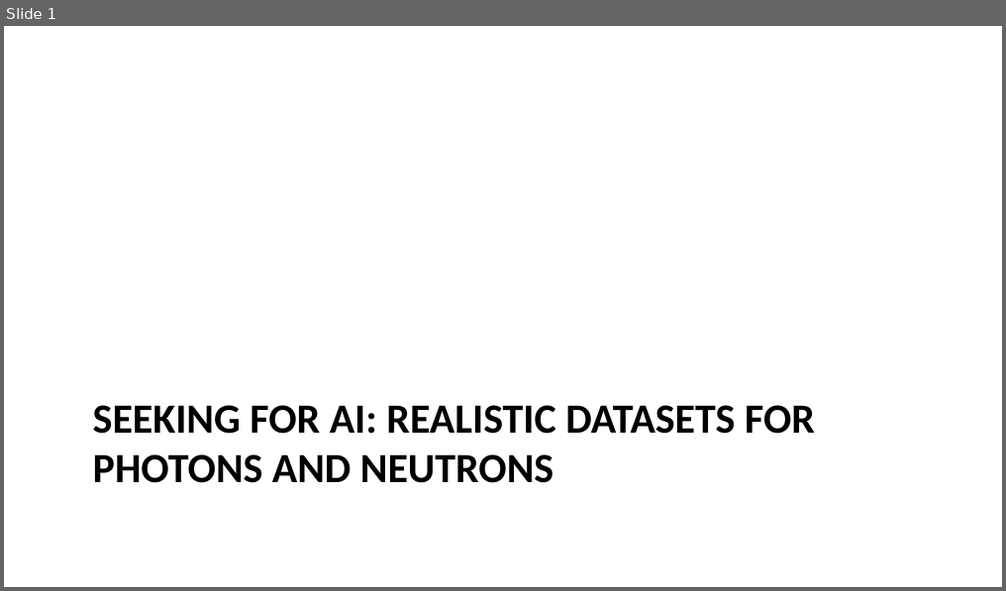
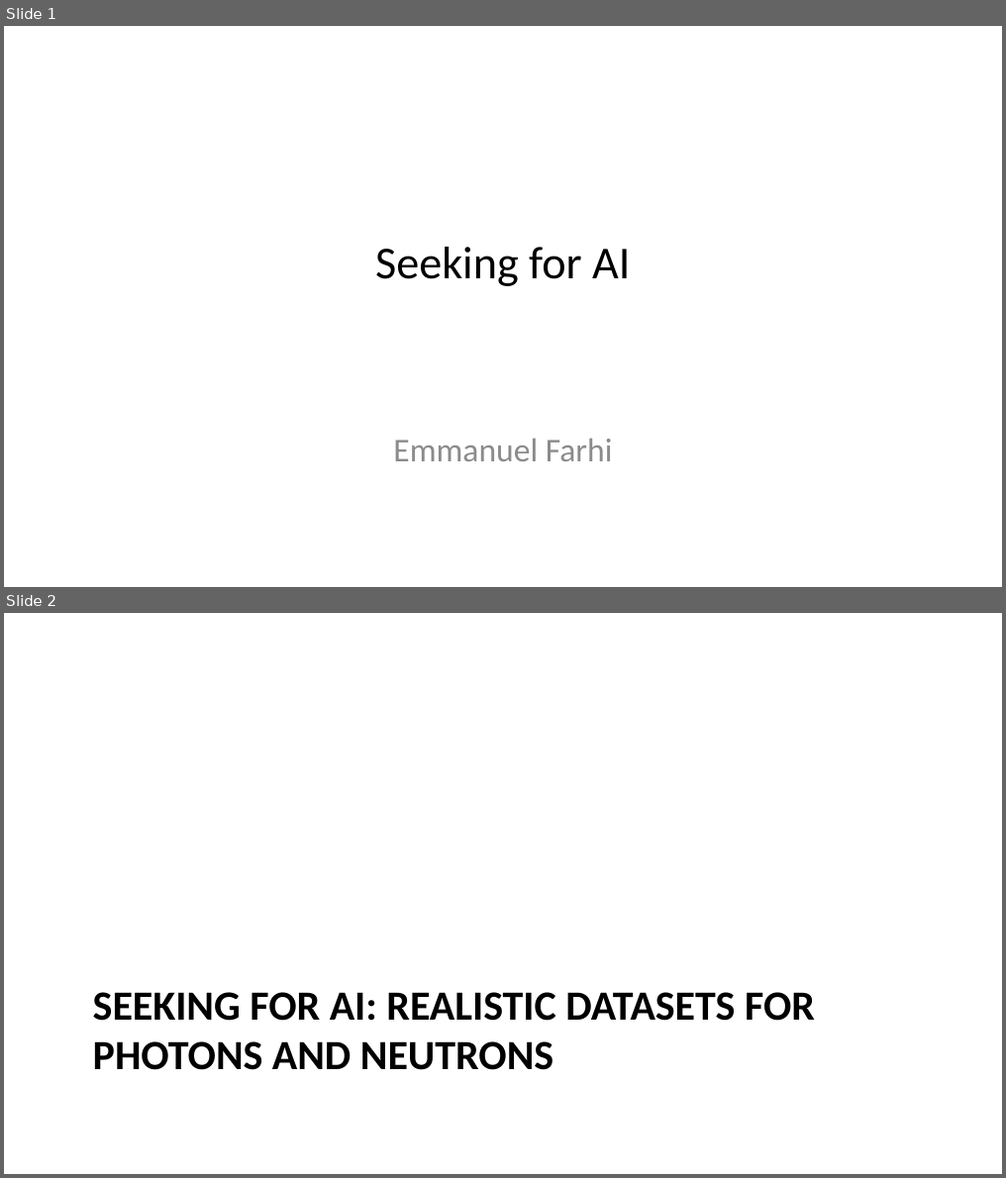
Before and after one commit to mccode-dev/PaNRAID, a slide deck: 21_September_Monday/02_Seeking_for_AI/02_Seeking_for_AI.pptx. Shown one above the other, each under a label of ours: slide 1 before the commit, slides 1 and 2 after it. The pictures are 1006x591 and 1006x1178 pixels, drawn with LibreOffice and Linux fonts; fonts in the diff are those of the drawing. Boxes give left, top, right and bottom in pixels: in the first picture for what was removed or moved away, otherwise in the second. Text is boxed around its words. In the diff, an @@ line names an element or a change of style, - is before the commit and + after.

```diff
--- a/21_September_Monday/02_Seeking_for_AI/02_Seeking_for_AI.pptx
+++ b/21_September_Monday/02_Seeking_for_AI/02_Seeking_for_AI.pptx
@@ slide 1 added at <box>4,26,1002,587</box>, background #FFFFFF @@
@@ title added at <box>375,247,630,286</box>, 33 pt, text #000000 @@
+Seeking for AI
@@ subtitle added at <box>393,438,613,462</box>, 24 pt, text #8C8C8C @@
+Emmanuel Farhi
@@ what was slide 1 is now slide 2 @@
```
Also in this commit, not shown: 1 other file.
